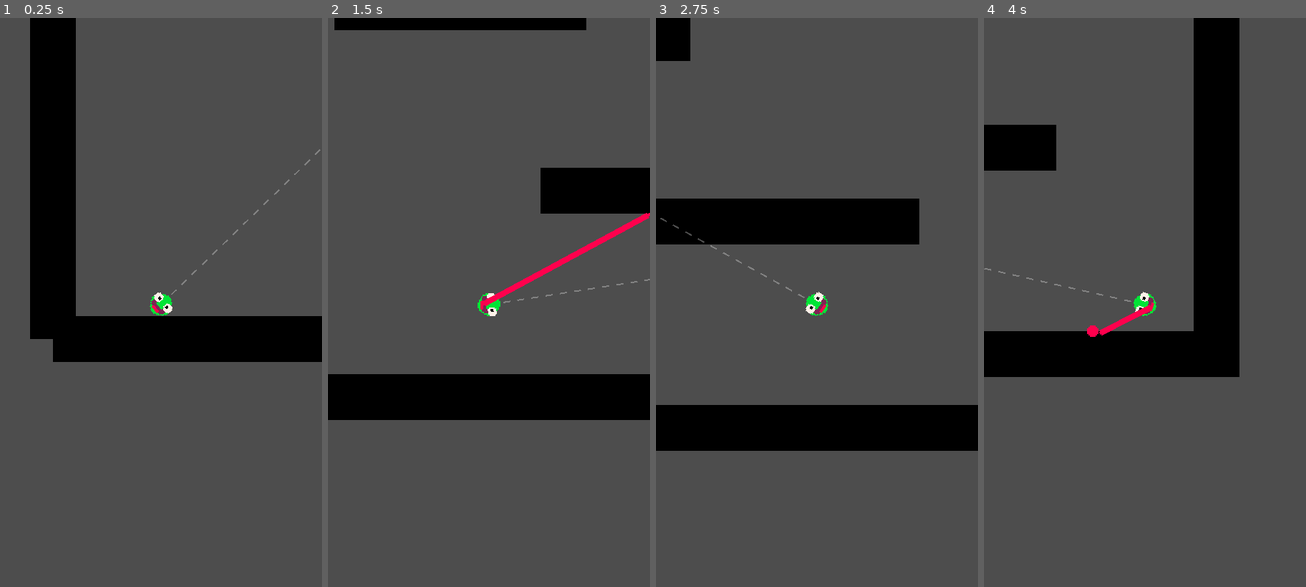
Above: before the commit, frames 1-4 (left to right).
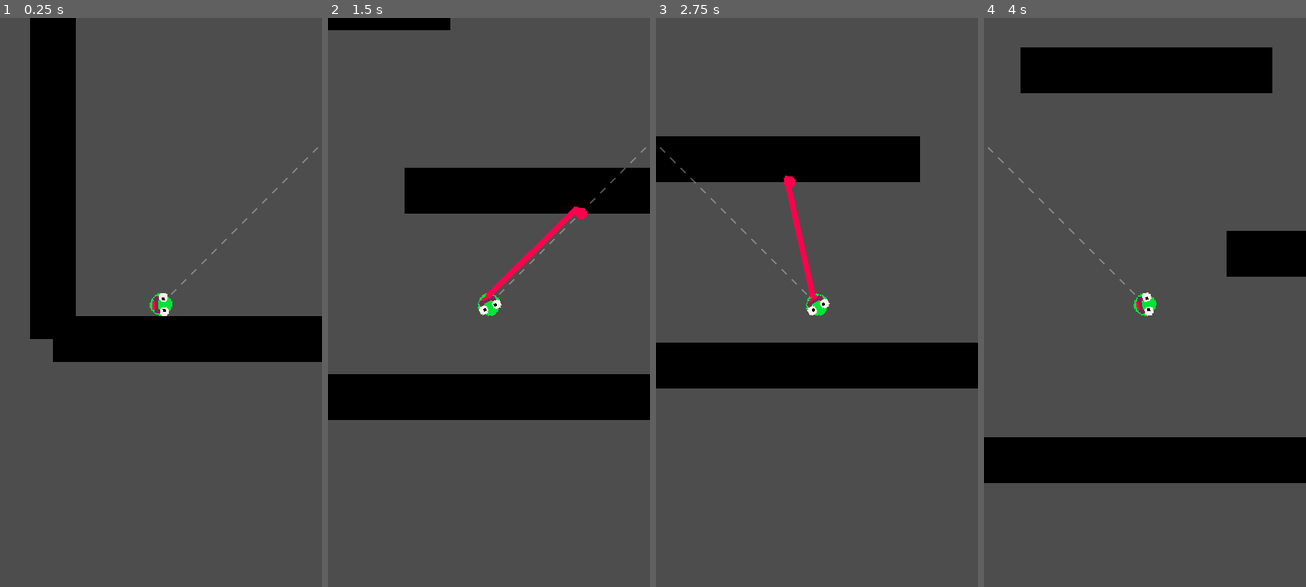
Above: after the commit, the same moments.

Repository: NEW-CYLANDIA/7drl2023
Game: Godot game, scene res://src/game_scene.tscn
Same seed, same stepped clock (60 frames per second), same inputs: the game is played once before the commit and once after it.
Inputs:
- Up to frame 1 (0.25 s): no input
- Up to frame 2 (1.5 s): tap Space (action) at 0.6, 1.35 s
- Up to frame 3 (2.75 s): tap Space (action) at 2.1 s
- Up to frame 4 (4 s): tap Space (action) at 2.85, 3.6 s

The runs differ from the first frame. In frame 1, 0.3% of the frame differs, in the area x 46-100%, y 22-53%; in frame 2, 5.7%; in frame 3, 31%, in the area x 0-100%, y 0-77%; in frame 4, 30%.

Commit message:
Switched player grapple back to 45 degree lock

Diff:
--- a/src/Player.gd
+++ b/src/Player.gd
@@ -5,7 +5,6 @@
 }
 enum RotateState {
 	Locked45,
-	LockedCurrent,
 	Spinning,
 }
 @export var speed = 300.0
@@ -17,13 +16,13 @@
 @export var tongue_grapple_point_sprite:Node2D
 @export var tongue_sprite:Sprite2D;
 @export var spin_speed:float = 0.05;
+@export var rotate_state:RotateState = RotateState.Locked45;
 
 var tongue_sprite_connect_pos:Node2D;
 
 var dir = 1;
 
 var state:State = State.Moving;
-var rotate_state:RotateState = RotateState.Spinning;
 var tongue_ray:RayCast2D;
 var tongue_length_normalizer:float;
 
@@ -39,7 +38,6 @@
 	tongue_length_normalizer = 1.0 / tongue_sprite.texture.get_height();
 	tongue_ray.target_position = tongue_ray.target_position.normalized() * tongue_length;
 	tongue_sprite_connect_pos = $Sprite/TonguePos;
-
 	tongue_sprite.visible = false;
 func _physics_process(delta):
 
@@ -48,8 +46,6 @@
 		velocity.y += gravity * delta
 
 	if (state == State.Moving):
-		rotate_state = RotateState.Spinning if is_on_floor() else RotateState.LockedCurrent
-		print("locked45: " + str(rotate_state == RotateState.Locked45));
 		if Input.is_action_just_pressed("action"):
 			if (is_on_floor()):
 				jump();
@@ -63,12 +59,11 @@
 
 
 		if ($WallRay.is_colliding()):
+			print("wall is colliding");
 			dir *= -1;
-			check_flip();
 			velocity.x = dir * speed;
 
 	if (state == State.Swinging):
-		rotate_state = RotateState.Spinning;
 		var dir_to_grapple = (tongue_grapple_point - position).normalized();
 		var speed_towards_point = velocity.dot(dir_to_grapple)
 		if (position.distance_to(tongue_grapple_point) > tongue_length):
@@ -78,14 +73,14 @@
 			change_state(State.Moving);
 			jump();
 			dir = sign(velocity.x);
-			check_flip();
 
 
 	move_and_slide()
 	update_tongue_visuals();
+	$Sprite.rotate(dir * spin_speed);
 	if (rotate_state == RotateState.Spinning):
 		tongue_ray.rotation_degrees = $Sprite.rotation_degrees - 45;
-		$Sprite.rotate(dir * spin_speed);
+
 	check_flip();
 
 	tongue_sprite.position = tongue_sprite_connect_pos.global_position;
@@ -100,11 +95,11 @@
 	tongue_length = position.distance_to(tongue_grapple_point);
 
 func check_flip():
+
 	if (rotate_state == RotateState.Locked45):
 		tongue_ray.rotation_degrees = 0;
-		if (dir < 0):
-			tongue_ray.target_position.x *= -1;
 	if (sign(dir) != sign($WallRay.target_position.x)):
+		if (rotate_state == RotateState.Locked45): tongue_ray.target_position.x *= -1;
 		$WallRay.target_position.x *= -1;
 		if (round($TongueGuide.rotation_degrees) == -135):
 			$TongueGuide.rotation_degrees -= 90;
@@ -117,7 +112,6 @@
 		tongue_sprite.visible = false;
 
 	if new_state == State.Swinging:
-		rotate_state = RotateState.Spinning;
 		grab_grapple_point();
 		tongue_sprite.visible = true;
 		var artificial_vel = (tongue_grapple_point - position);
